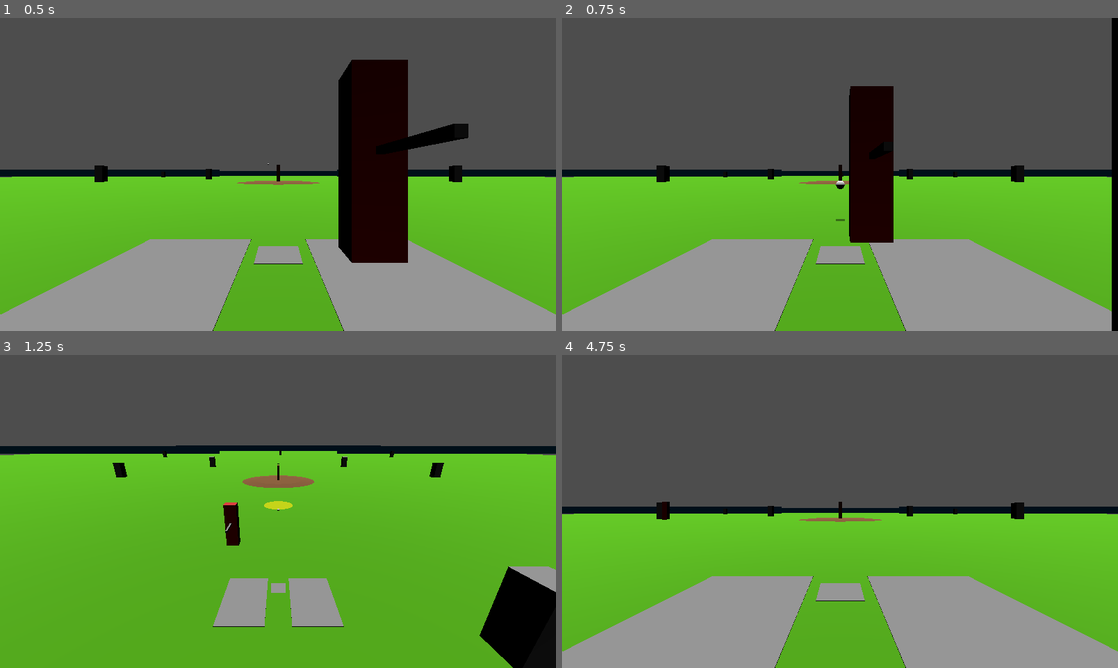
Above: before the commit, frames 1-4 (two rows, left to right).
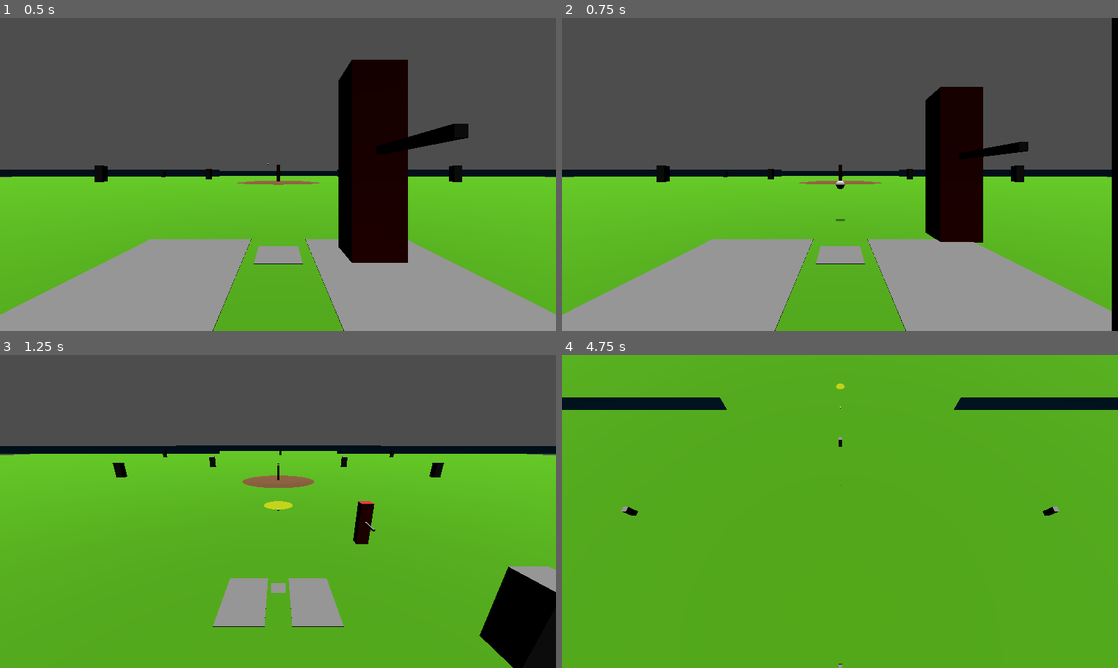
Above: after the commit, the same moments.

Repository: faintdeception/BaseballRivals_GD
Game: Godot game, scene res://gameplay/gameplay.tscn
The game is run twice, just before and just after one commit, with the same random seed, the same clock (stepped at 60 frames per second) and the same inputs.
Inputs (mouse positions are in pixels of both pictures, inside the frame that each line leads up to):
- Up to frame 1 (0.5 s): no input
- Up to frame 2 (0.75 s): tap Enter at 0.5 s; move the mouse to (962, 158) at 0.52 s; hold D from 0.53 s (still down); tap 1 at 0.6 s; click (962, 158) at 0.67 s
- Up to frame 3 (1.25 s): keep holding D; tap Space at 0.77 s
- Up to frame 4 (4.75 s): release D at 1.25 s; drag from (728, 527) to (812, 574) at 1.27 s; move the mouse to (895, 442) at 2.02 s; hold D 2.03-2.75 s; tap 3 at 2.1 s; drag from (812, 574) to (673, 464) at 2.77 s; move the mouse to (1006, 558) at 3.52 s; hold A 3.53-4.25 s; tap Shift at 3.6 s; tap Space at 3.77 s; drag from (673, 464) to (756, 433) at 4.27 s

Frame 1 is identical in both runs. In frame 2, 9.3% of the frame differs, in the area x 51-84%, y 21-72%; in frame 3, 0.8%; in frame 4, 77%, in the area x 0-100%, y 0-100%.

Commit message:
Add start_at_bat function and update play state management for gameplay

Diff:
--- a/autoloads/game_state.gd
+++ b/autoloads/game_state.gd
@@ -30,6 +30,10 @@
 
 func end_play() -> void:
 	_set_play_state(PlayState.DEAD)
+
+
+func start_at_bat() -> void:
+	_set_play_state(PlayState.IDLE)
 
 
 func _set_play_state(new_state: PlayState) -> void:
--- a/gameplay/actors/batter.gd
+++ b/gameplay/actors/batter.gd
@@ -45,7 +45,6 @@
 
 func _on_ball_pitched(_ball: RigidBody3D):
 	has_swung = false
-	_has_started_running = false
 	if swing_tween:
 		swing_tween.kill()
 	bat_pivot.rotation_degrees.y = bat_ready_angle
@@ -97,6 +96,8 @@
 
 
 func _physics_process(_delta):
+	if GameState.play_state != GameState.PlayState.IDLE:
+		return
 	if has_swung or baseball.freeze or baseball.in_play:
 		return
 	if baseball.global_position.z <= data.swing_trigger_z:
--- a/gameplay/actors/pitcher.gd
+++ b/gameplay/actors/pitcher.gd
@@ -24,6 +24,8 @@
 
 # Called every frame. 'delta' is the elapsed time since the previous frame.
 func _process(delta):
+	if GameState.play_state != GameState.PlayState.IDLE:
+		return
 	match state:
 		State.WAITING:
 			timer -= delta
@@ -34,6 +36,8 @@
 
 
 func _start_pitch():
+	if GameState.play_state != GameState.PlayState.IDLE:
+		return
 	state = State.PITCHING
 	# TODO: windup animation
 	#var ball = ball_scene.instantiate()
--- a/gameplay/gameplay.gd
+++ b/gameplay/gameplay.gd
@@ -9,7 +9,7 @@
 
 # Called when the node enters the scene tree for the first time.
 func _ready():
-	pass # Replace with function body.
+	GameState.start_at_bat()
 
 
 # Called every frame. 'delta' is the elapsed time since the previous frame.
--- a/gameplay/gameplay.tscn
+++ b/gameplay/gameplay.tscn
@@ -157,22 +157,22 @@
 throw_targets = [NodePath("../FirstBase"), NodePath("../SecondBase"), NodePath("../Shortstop"), NodePath("../ThirdBase")]
 
 [node name="FirstBase" parent="Actors/Fielders" node_paths=PackedStringArray("baseball", "throw_targets") instance=ExtResource("6_fielder")]
+transform = Transform3D(1, 0, 0, 0, 1, 0, 0, 0, 1, -20, 0, 21)
+baseball = NodePath("../../Baseball")
+throw_targets = [NodePath("../SecondBase"), NodePath("../Shortstop"), NodePath("../ThirdBase")]
+
+[node name="SecondBase" parent="Actors/Fielders" node_paths=PackedStringArray("baseball", "throw_targets") instance=ExtResource("6_fielder")]
+transform = Transform3D(1, 0, 0, 0, 1, 0, 0, 0, 1, -12, 0, 33)
+baseball = NodePath("../../Baseball")
+throw_targets = [NodePath("../FirstBase"), NodePath("../Shortstop"), NodePath("../ThirdBase")]
+
+[node name="Shortstop" parent="Actors/Fielders" node_paths=PackedStringArray("baseball", "throw_targets") instance=ExtResource("6_fielder")]
+transform = Transform3D(1, 0, 0, 0, 1, 0, 0, 0, 1, 12, 0, 33)
+baseball = NodePath("../../Baseball")
+throw_targets = [NodePath("../FirstBase"), NodePath("../SecondBase"), NodePath("../ThirdBase")]
+
+[node name="ThirdBase" parent="Actors/Fielders" node_paths=PackedStringArray("baseball", "throw_targets") instance=ExtResource("6_fielder")]
 transform = Transform3D(1, 0, 0, 0, 1, 0, 0, 0, 1, 20, 0, 21)
-baseball = NodePath("../../Baseball")
-throw_targets = [NodePath("../SecondBase"), NodePath("../Shortstop"), NodePath("../ThirdBase")]
-
-[node name="SecondBase" parent="Actors/Fielders" node_paths=PackedStringArray("baseball", "throw_targets") instance=ExtResource("6_fielder")]
-transform = Transform3D(1, 0, 0, 0, 1, 0, 0, 0, 1, 12, 0, 33)
-baseball = NodePath("../../Baseball")
-throw_targets = [NodePath("../FirstBase"), NodePath("../Shortstop"), NodePath("../ThirdBase")]
-
-[node name="Shortstop" parent="Actors/Fielders" node_paths=PackedStringArray("baseball", "throw_targets") instance=ExtResource("6_fielder")]
-transform = Transform3D(1, 0, 0, 0, 1, 0, 0, 0, 1, -12, 0, 33)
-baseball = NodePath("../../Baseball")
-throw_targets = [NodePath("../FirstBase"), NodePath("../SecondBase"), NodePath("../ThirdBase")]
-
-[node name="ThirdBase" parent="Actors/Fielders" node_paths=PackedStringArray("baseball", "throw_targets") instance=ExtResource("6_fielder")]
-transform = Transform3D(1, 0, 0, 0, 1, 0, 0, 0, 1, -20, 0, 21)
 baseball = NodePath("../../Baseball")
 throw_targets = [NodePath("../FirstBase"), NodePath("../SecondBase"), NodePath("../Shortstop")]
 
